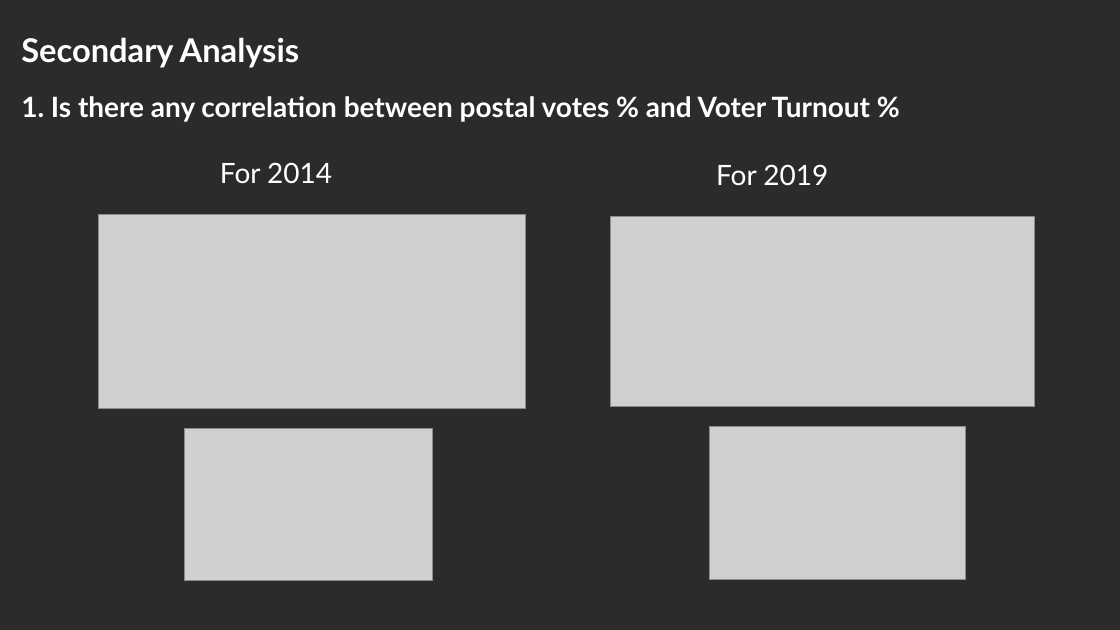
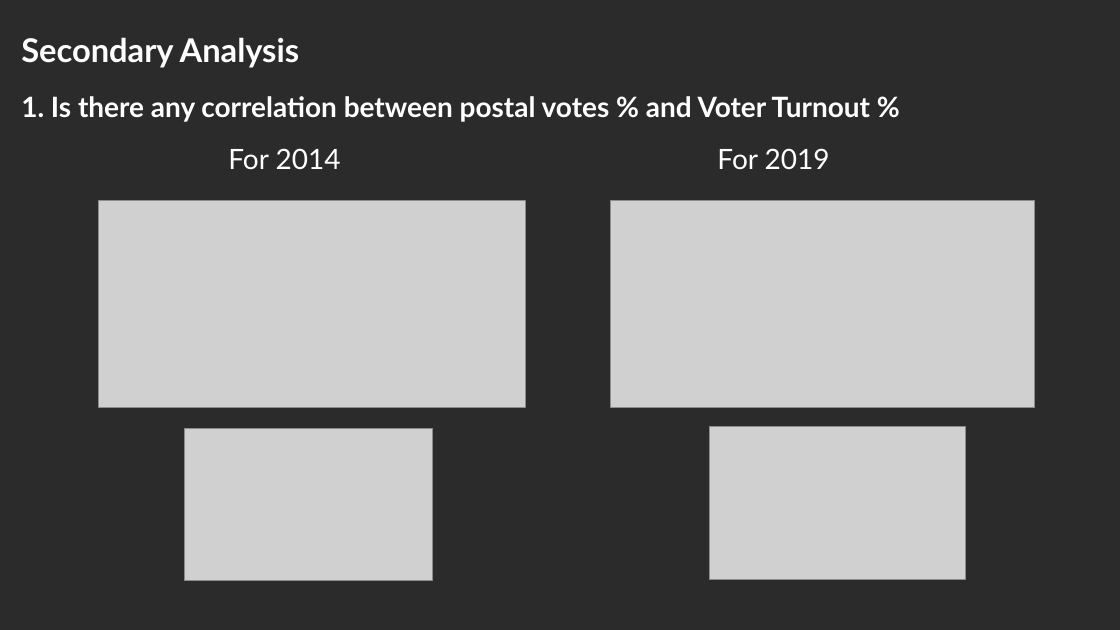
Before and after one commit to Kavinmathi03/Lok-Sabha-Elections-Analysis, a slide deck: slide 15 of Lok Sabha Analysis.pptx (slide 18 before the commit). Drawn at 1120x630 pixels with LibreOffice and Linux fonts; fonts in the diff are those of the drawing; grey boxes stand for pictures; background and template pictures are left out; a plain dark background stands for a picture behind light text. Boxes give left, top, right and bottom in pixels: in the first picture for what was removed or moved away, otherwise in the second. Text is boxed around its words. In the diff, an @@ line names an element or a change of style, - is before the commit and + after.

```diff
--- a/Lok Sabha Analysis.pptx
+++ b/Lok Sabha Analysis.pptx
@@ text "For 2014": place and size @@
-text "For 2014" at box(220, 162, 332, 183)
+text "For 2014" at box(228, 148, 341, 169)
@@ text "For 2019": place and size @@
-text "For 2019" at box(716, 164, 828, 185)
+text "For 2019" at box(717, 148, 830, 169)
@@ picture: place and size @@
-picture at box(99, 215, 525, 408)
+picture at box(99, 201, 525, 408)
@@ picture: place and size @@
-picture at box(611, 216, 1034, 407)
+picture at box(611, 201, 1034, 408)
```
Also in this commit, not shown: 5 other slides changed.
